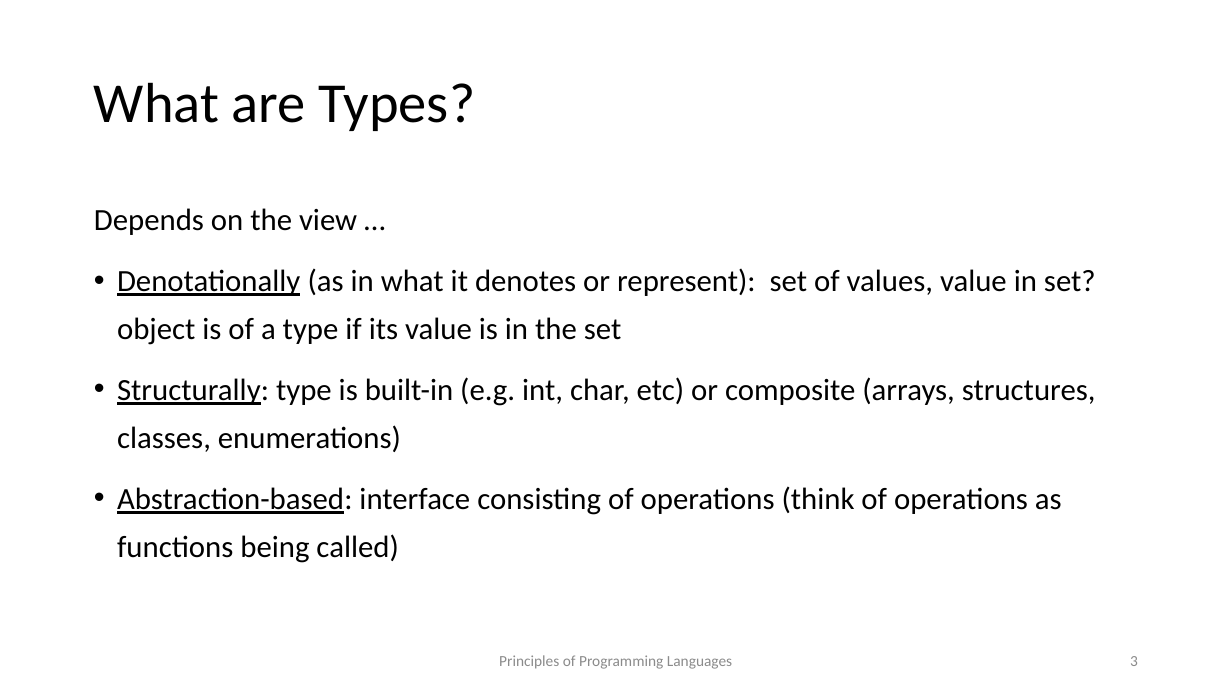
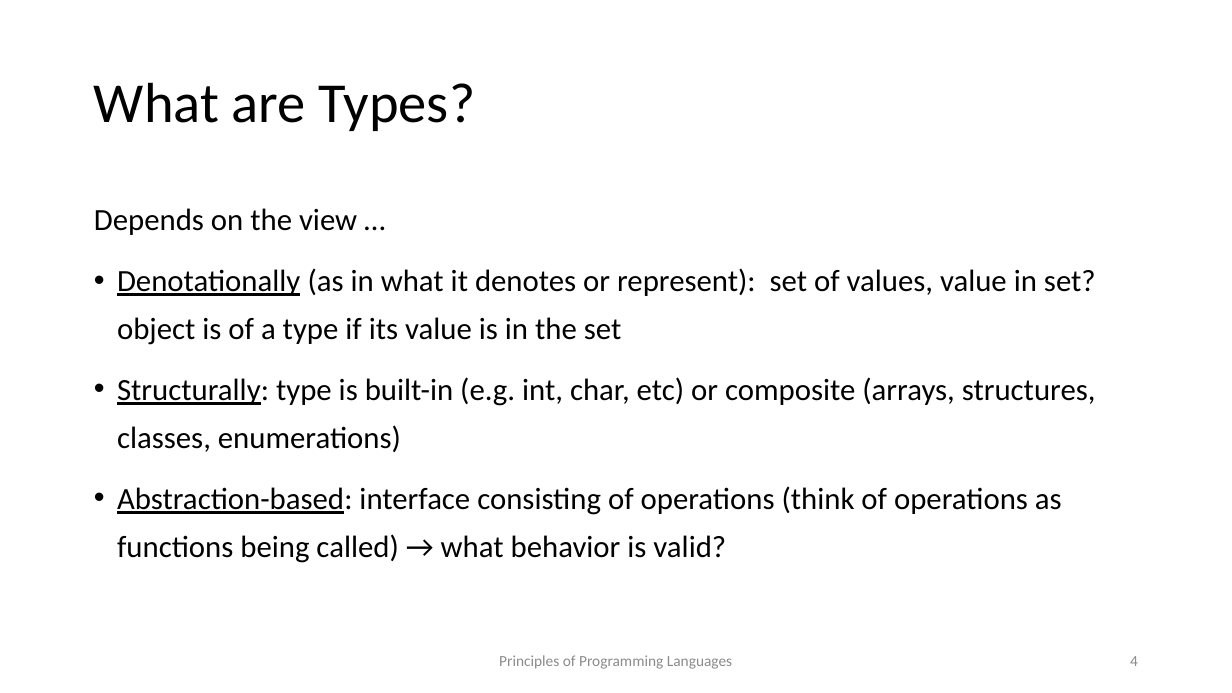
Before and after one commit to kongm/pl-design, a slide deck: slide 4 of C7-TypeSystems.pptx (slide 3 before the commit). Drawn at 1232x693 pixels with LibreOffice and Linux fonts; fonts in the diff are those of the drawing. Boxes give left, top, right and bottom in pixels: in the first picture for what was removed or moved away, otherwise in the second. Text is boxed around its words. In the diff, an @@ line names an element or a change of style, - is before the commit and + after.

```diff
--- a/C7-TypeSystems.pptx
+++ b/C7-TypeSystems.pptx
@@ text at (117, 486, 1062, 563): text changed @@
-• Abstraction-based: interface consisting of operations (think of operations as functions being called)
+• Abstraction-based: interface consisting of operations (think of operations as functions being called) → what behavior is valid?
@@ page number at (1130, 656, 1138, 666): text changed @@
-3
+4
```
Also in this commit, not shown: 15 other slides changed, 4 slides added, 32 other files.
